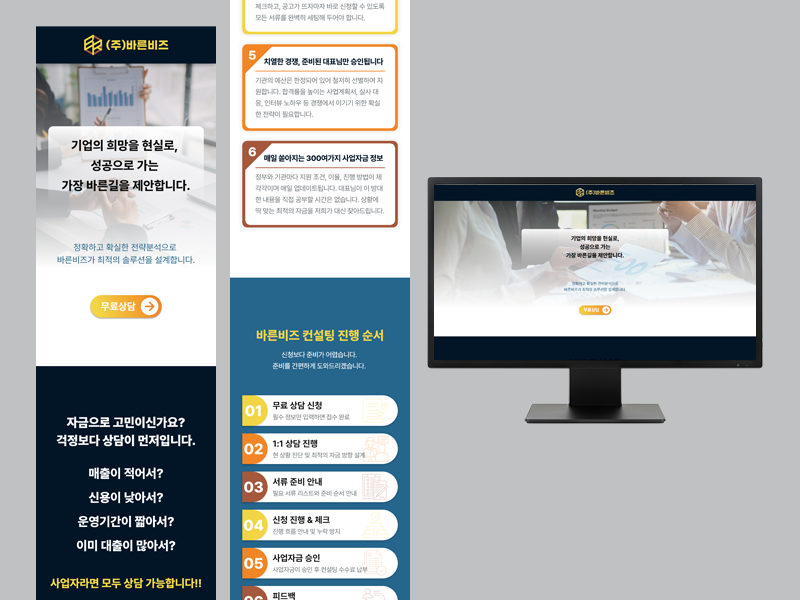
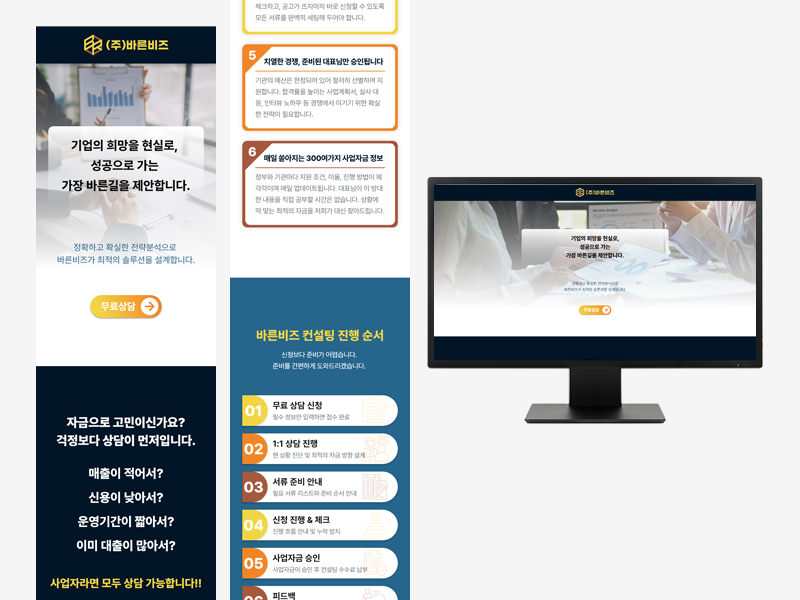
Before/after of a 800x600 layered artwork. What changed in the layer stack:
painted on "배경" over [left=0, top=0, right=800, bottom=600]
